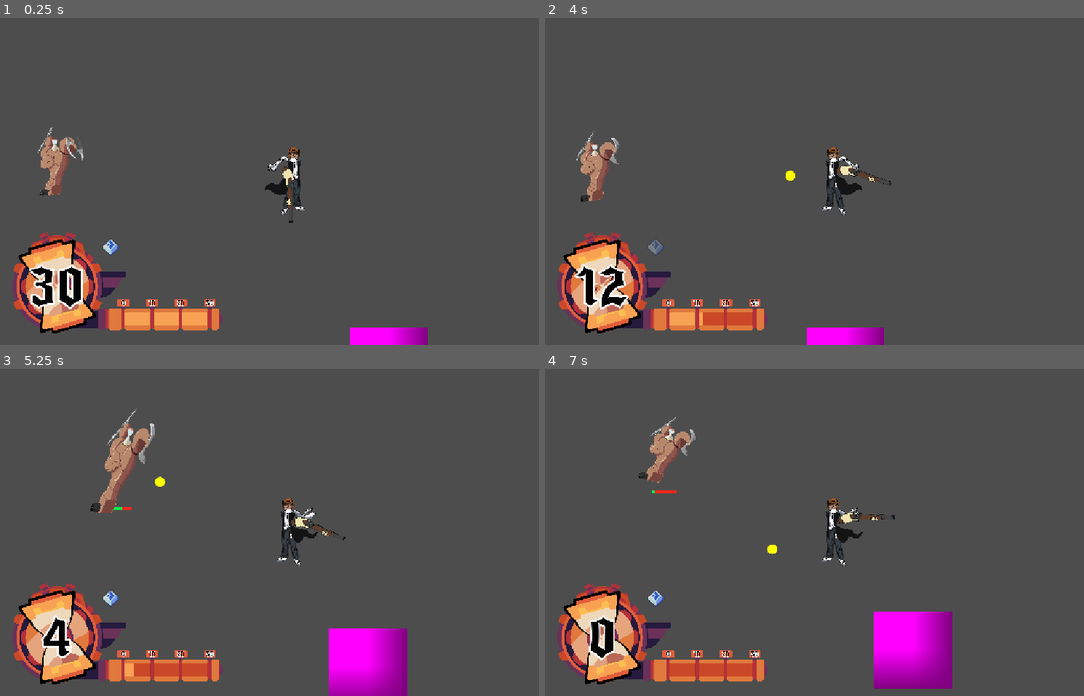
Above: before the commit, frames 1-4 (two rows, left to right).
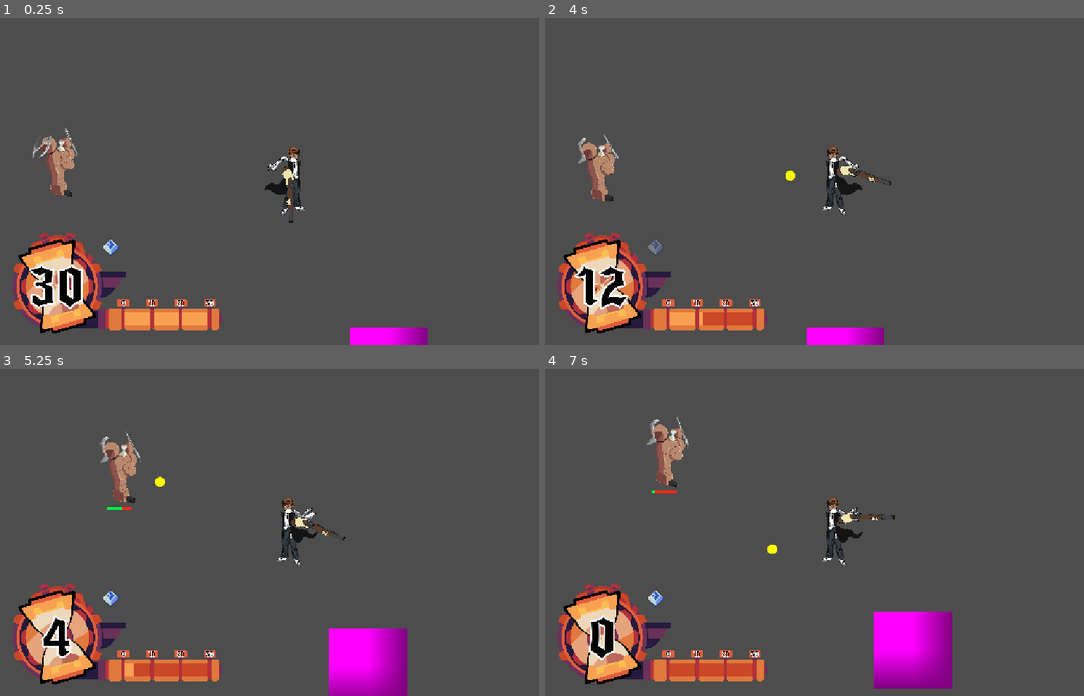
Above: after the commit, the same moments.

Repository: chiefpat450119/GMTK-2026
Game: Godot game, scene res://scenes/test/winter_test_scene.tscn
The game is run twice, just before and just after one commit, with the same random seed, the same clock (stepped at 60 frames per second) and the same inputs. This scene is started directly instead of the project's main scene.
Inputs (mouse positions are in pixels of both pictures, inside the frame that each line leads up to):
- Up to frame 1 (0.25 s): no input
- Up to frame 2 (4 s): tap Enter at 0.5 s; move the mouse to (965, 165) at 0.52 s; press the mouse at (965, 165) at 0.53 s; hold D (Right) 0.53-1.25 s; release the mouse at (965, 165) at 1.25 s; drag from (717, 197) to (1073, 210) at 1.27 s; move the mouse to (895, 109) at 2.02 s; hold D (Right) 2.03-2.75 s; tap U at 2.1 s; drag from (809, 246) to (663, 132) at 2.77 s; move the mouse to (1008, 230) at 3.52 s; hold A (Left) from 3.53 s (still down); tap Shift (Shift) at 3.6 s
- Up to frame 3 (5.25 s): release A (Left) at 4.25 s; drag from (118, 483) to (188, 525) at 4.27 s; move the mouse to (318, 532) at 5.02 s; press the mouse at (318, 532) at 5.03 s; hold S (Down) from 5.03 s (still down)
- Up to frame 4 (7 s): release S (Down) at 5.75 s; release the mouse at (863, 532) at 5.75 s; drag from (749, 450) to (960, 408) at 5.77 s; move the mouse to (965, 516) at 6.52 s; hold W (Up) from 6.53 s (still down); tap U at 6.6 s

The runs differ from the first frame. In frame 1, 0.8% of the frame differs, in the area x 6-16%, y 33-55%; in frame 2, 0.8%; in frame 3, 1.3%, in the area x 16-29%, y 11-44%; in frame 4, 0.9%.

Commit message:
Shooter animation

Diff:
--- a/scenes/entities/enemies/shooter_enemy/shooter_enemy.gd
+++ b/scenes/entities/enemies/shooter_enemy/shooter_enemy.gd
@@ -2,27 +2,52 @@
 extends Enemy
 
 const SHOT_DAMAGE := 2.0  # Damage per landed shot (before global atk mods)
-const CHARGE_SQUASH := 0.6  # Sprite scale.y multiplier just before firing
-const RECOIL_STRETCH := 1.6  # Sprite scale.y multiplier the moment the shot leaves
-const RECOIL_TIME := 0.1  # Seconds for each half of the recoil pop
+
+# The art is an upright figure with the barrel out front, so the body never spins to
+# face the player — it mirrors to the player's side and leans to aim. Recoil runs
+# along the barrel rather than up the body, which is the axis the gun actually fires on.
+const FACE_DEADZONE := 12.0  # Horizontal gap the player must clear before the sprite flips sides
+const AIM_LEAN := 0.35  # Fraction of the angle to the player the body actually tips
+const AIM_LEAN_MAX := deg_to_rad(12.0)  # Hard cap on the tip, so an upright figure never looks toppled
+const LEAN_SMOOTH := 10.0  # Higher swings the body to its target lean faster
+const RECOIL_LEAN := deg_to_rad(-8.0)  # Muzzle flips up the instant the shot leaves
+const RECOIL_LEAN_DECAY := deg_to_rad(40.0)  # Radians per second the muzzle flip settles back out
+
+const BRACE_PULL := 0.96  # Sprite scale.x multiplier at the end of the wind-up — gathers back over the gun
+const BRACE_SQUASH := 0.94  # Sprite scale.y multiplier at the end of the wind-up — hunkers down
+const RECOIL_COMPRESS := 0.82  # Sprite scale.x multiplier as the shot leaves — the kick along the barrel
+const RECOIL_BULGE := 1.1  # Sprite scale.y multiplier at that instant, so the body keeps its volume
+const RECOIL_KICK := 7.0  # Pixels the sprite slams backwards along the barrel
+const RECOIL_TIME := 0.06  # Seconds for the kick to land
+const SETTLE_TIME := 0.14  # Seconds for the spring back out of the kick
 
 @export var shoot_interval: float  # Seconds between shots
 @export var wait_interval: float # Seconds after shooting where it doesnt move
 @export var projectile_scene: PackedScene
 @export var min_range: float  # Backs away from the player inside this
 @export var max_range: float  # Closes on the player outside this
-@export var sprite: Node2D
+@export var sprite: AnimatedSprite2D
 @export var range_stat: Stat
 @export var accel_time: float  # Seconds to reach full speed
 @export var decel_time: float  # Seconds to coast to a stop
 
 @onready var shoot_cooldown := Cooldown.new(shoot_interval)
 @onready var wait_period := Cooldown.new(wait_interval)
-@onready var base_scale_y: float = sprite.scale.y
+@onready var base_scale: Vector2 = sprite.scale
+@onready var base_pos: Vector2 = sprite.position
+
+var facing := -1.0  # 1 when the sprite faces +x, -1 when it faces -x
+var recoil_lean := 0.0  # Muzzle flip riding on top of the aim lean; decays back to zero
+var scale_tween: Tween  # Whoever is animating sprite.scale right now
+var pos_tween: Tween  # Kept apart from the scale tween so neither can strand the other
+
 
 func _ready() -> void:
 	super()
 	shoot_cooldown.start()
+	# The idle loop (the spinning rotor) is left alone — it runs off the scene's autoplay
+	# and its rate says nothing about firing, so nothing here touches speed_scale.
+	_brace(shoot_interval)
 
 
 func _physics_process(delta: float) -> void:
@@ -30,7 +55,10 @@
 	wait_period.tick(delta)
 
 	var dir := get_to_player_vec()
-	global_rotation = dir.angle()
+	_update_facing(dir)
+
+	recoil_lean = move_toward(recoil_lean, 0.0, RECOIL_LEAN_DECAY * delta)
+	_lean_towards(_aim_lean(dir) + recoil_lean, delta)
 
 	# Desired move direction; stays zero when the enemy wants to hold position,
 	# so accelerate() eases the velocity down to a stop instead of cutting it.
@@ -40,7 +68,6 @@
 		_shoot(dir)
 		wait_period.start()
 	elif (not wait_period.is_started()) or wait_period.is_done():
-		_update_tell()
 		wait_period.stop()
 
 		var dist := dir.length()
@@ -56,19 +83,85 @@
 func _shoot(dir: Vector2) -> void:
 	shoot_cooldown.start()
 
-	# Parented to the scene, not the enemy, so shots outlive the shooter.
+	# Parented to the scene, not the enemy, so shots outlive the shooter. The launch
+	# angle comes from dir, not the body, so aiming never depended on the body spinning.
 	var projectile: Projectile = projectile_scene.instantiate()
 	get_tree().current_scene.add_child(projectile)
 	projectile.launch(global_position, dir.angle(), Projectile.Team.ENEMY, atk.damage_for(SHOT_DAMAGE))
 
-	var tween := create_tween()
-	tween.tween_property(sprite, "scale:y", base_scale_y * RECOIL_STRETCH, RECOIL_TIME) \
+	recoil_lean = RECOIL_LEAN
+
+	# Slams back along the barrel, springs past its resting shape, then gathers into
+	# the brace for the next shot — one chain, so nothing else can grab the scale.
+	var kicked := Vector2(base_scale.x * RECOIL_COMPRESS, base_scale.y * RECOIL_BULGE)
+	var tween := _take_scale_tween()
+	tween.tween_property(sprite, "scale", kicked, RECOIL_TIME) \
+		.set_trans(Tween.TRANS_SINE).set_ease(Tween.EASE_OUT)
+	tween.tween_property(sprite, "scale", base_scale, SETTLE_TIME) \
+		.set_trans(Tween.TRANS_BACK).set_ease(Tween.EASE_OUT)
+	tween.tween_property(sprite, "scale", _braced_scale(), _brace_time()) \
 		.set_trans(Tween.TRANS_SINE).set_ease(Tween.EASE_IN)
-	tween.tween_property(sprite, "scale:y", base_scale_y, RECOIL_TIME) \
-		.set_trans(Tween.TRANS_EXPO).set_ease(Tween.EASE_OUT)
+
+	# The kick shoves the whole sprite backwards, which reads as a gun far more than
+	# any amount of squash does.
+	var recoiled := base_pos - Vector2(facing * RECOIL_KICK, 0.0)
+	var kick := _take_pos_tween()
+	kick.tween_property(sprite, "position", recoiled, RECOIL_TIME) \
+		.set_trans(Tween.TRANS_SINE).set_ease(Tween.EASE_OUT)
+	kick.tween_property(sprite, "position", base_pos, SETTLE_TIME) \
+		.set_trans(Tween.TRANS_BACK).set_ease(Tween.EASE_OUT)
 
 
-func _update_tell() -> void:
-	var elapsed := shoot_interval - shoot_cooldown.time_left
-	var progress := remap(maxf(elapsed - shoot_interval / 2.0, 0.0), 0.0, shoot_interval, 0.0, 1.0)
-	sprite.scale.y = lerpf(sprite.scale.y, base_scale_y * CHARGE_SQUASH, progress)
+# Mirror the art to the player's side rather than rotating onto it. The deadzone
+# stops a player hovering directly above or below from strobing the flip.
+func _update_facing(dir: Vector2) -> void:
+	if absf(dir.x) < FACE_DEADZONE:
+		return
+
+	facing = signf(dir.x)
+	sprite.flip_h = facing > 0.0  # The art is drawn facing -x
+
+
+# How far the body tips to aim at a player above or below it, expressed as if the
+# sprite faced +x. Only a fraction of the true angle, and capped tightly, since an
+# upright figure reads as toppling long before a running one does.
+func _aim_lean(dir: Vector2) -> float:
+	var pitch := atan2(dir.y, maxf(absf(dir.x), 1.0))
+	return clampf(pitch * AIM_LEAN, -AIM_LEAN_MAX, AIM_LEAN_MAX)
+
+
+# Rotation is eased every frame rather than tweened, so it can never fight the
+# scale tweens for ownership of the sprite's transform.
+func _lean_towards(target: float, delta: float) -> void:
+	sprite.rotation = lerp_angle(sprite.rotation, target * facing, 1.0 - exp(-LEAN_SMOOTH * delta))
+
+
+# The wind-up: pulls back over the gun and hunkers down. Deliberately slight — the
+# tell is meant to read as bracing, not as the body deflating.
+func _braced_scale() -> Vector2:
+	return Vector2(base_scale.x * BRACE_PULL, base_scale.y * BRACE_SQUASH)
+
+
+func _brace_time() -> float:
+	return maxf(shoot_interval - RECOIL_TIME - SETTLE_TIME, 0.05)
+
+
+func _brace(duration: float) -> void:
+	_take_scale_tween().tween_property(sprite, "scale", _braced_scale(), duration) \
+		.set_trans(Tween.TRANS_SINE).set_ease(Tween.EASE_IN)
+
+
+# Only one tween may own sprite.scale at a time, otherwise the brace and the recoil
+# fight over it frame to frame.
+func _take_scale_tween() -> Tween:
+	if scale_tween != null and scale_tween.is_valid():
+		scale_tween.kill()
+	scale_tween = create_tween()
+	return scale_tween
+
+
+func _take_pos_tween() -> Tween:
+	if pos_tween != null and pos_tween.is_valid():
+		pos_tween.kill()
+	pos_tween = create_tween()
+	return pos_tween
